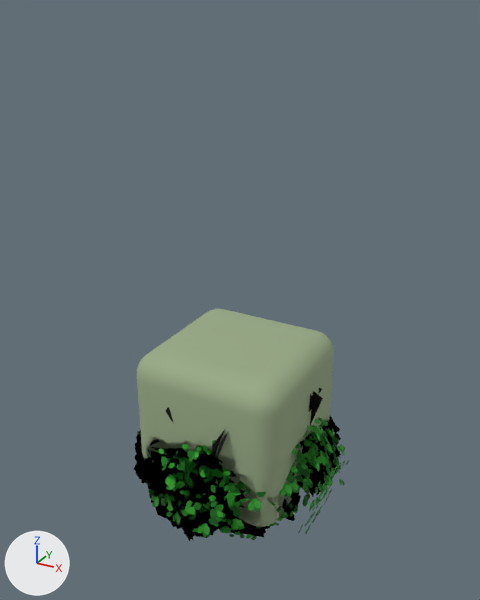
A saved change to the glTF model Import/Elsa/elsa_environment_set.glb.
One viewpoint serves both versions: a camera (50 mm lens) standing at (4.77, -8.61, 7.25) and looking at (-0.02, 0.1, 2.89). The lights are fixed; the arrows at lower left show +X, +Y and +Z. The first picture is the older version. Where no turn or scale is listed for an object, it has been applied to the vertices.

The scene before the commit, as lines of its bpy script (objects in view):
```python
me_cube = bpy.data.meshes.new('Cube')
me_cube.from_pydata(...)  # 428 vertices, 214 faces; spans x -2.22..2.26, y -2.16..2.15, z -1.72..1.94
me_cube.materials.append(mat_material_002)
me_cube_001 = bpy.data.meshes.new('Cube.001')
me_cube_001.from_pydata(...)  # 296 vertices, 588 faces; spans x -1.32..1.32, y -1.32..1.32, z -0.46..2.17
me_cube_001.materials.append(mat_material)  # picture img_esther_gradient_palette_buffer
ob_bush_a = bpy.data.objects.new('Bush A', me_cube)
ob_bush_a.location = (0.0, 0.0, 0.0)
ob_normals_tranfer_target = bpy.data.objects.new('normals tranfer target', me_cube_001)
ob_normals_tranfer_target.location = (0.0, 0.0, 0.0)
```
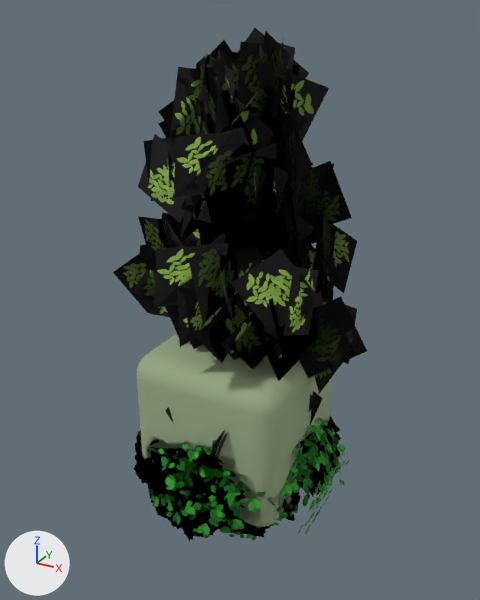
Commit message: ADD Elsa tree 1

Boxes [x1, y1, x2, y2] around the edits, measured in the pictures (480 x 600 px):
'Esther-tree-1', added
    after: [113, 28, 367, 394]
    faces in mat_esther_tree_foliage_1_albedo: [113, 28, 367, 394]

The change, as a list of edits to the scene's bpy script:
```text
Add img_esther_tree_foliage_1_albedo:
    img_esther_tree_foliage_1_albedo = load_image('esther-tree-foliage-1_albedo', '_unpacked/esther-tree-foliage-1_albedo', 2048, 2048, 'sRGB')
Add mat_material_004:
    mat_material_004 = bpy.data.materials.new('Material.004')
    mat_material_004.use_nodes = True; mat_material_004.node_tree.nodes.clear()
    _N = mat_material_004.node_tree.nodes; _L = mat_material_004.node_tree.links
    n0 = _N.new('ShaderNodeBsdfPrincipled'); n0.name = 'Principled BSDF'
    n0.inputs[2].default_value = 1.0  # 'Roughness'
    n1 = _N.new('ShaderNodeOutputMaterial'); n1.name = 'Material Output'
    n2 = _N.new('ShaderNodeVertexColor'); n2.name = 'Color Attribute'
    _L.new(n0.outputs[0], n1.inputs[0])  # 'BSDF' to 'Surface'
    _L.new(n2.outputs[0], n0.inputs[0])  # 'Color' to 'Base Color'
Add mat_esther_tree_foliage_1_albedo:
    mat_esther_tree_foliage_1_albedo = bpy.data.materials.new('esther-tree-foliage-1_albedo')
    # uses the picture img_esther_tree_foliage_1_albedo
Add me_tree:
    me_tree.from_pydata(...)  # 2294 vertices, 3298 faces; spans x -2.07..2.09, y -1.98..2.06, z 0.0..7.0
    # faces by material slot: [2690, 608]
    me_tree.materials.append(mat_material_004)
    me_tree.materials.append(mat_esther_tree_foliage_1_albedo)
Add ob_esther_tree_1:
    ob_esther_tree_1 = bpy.data.objects.new('Esther-tree-1', me_tree)
    ob_esther_tree_1.location = (0.0, 0.0, 0.0)
```
